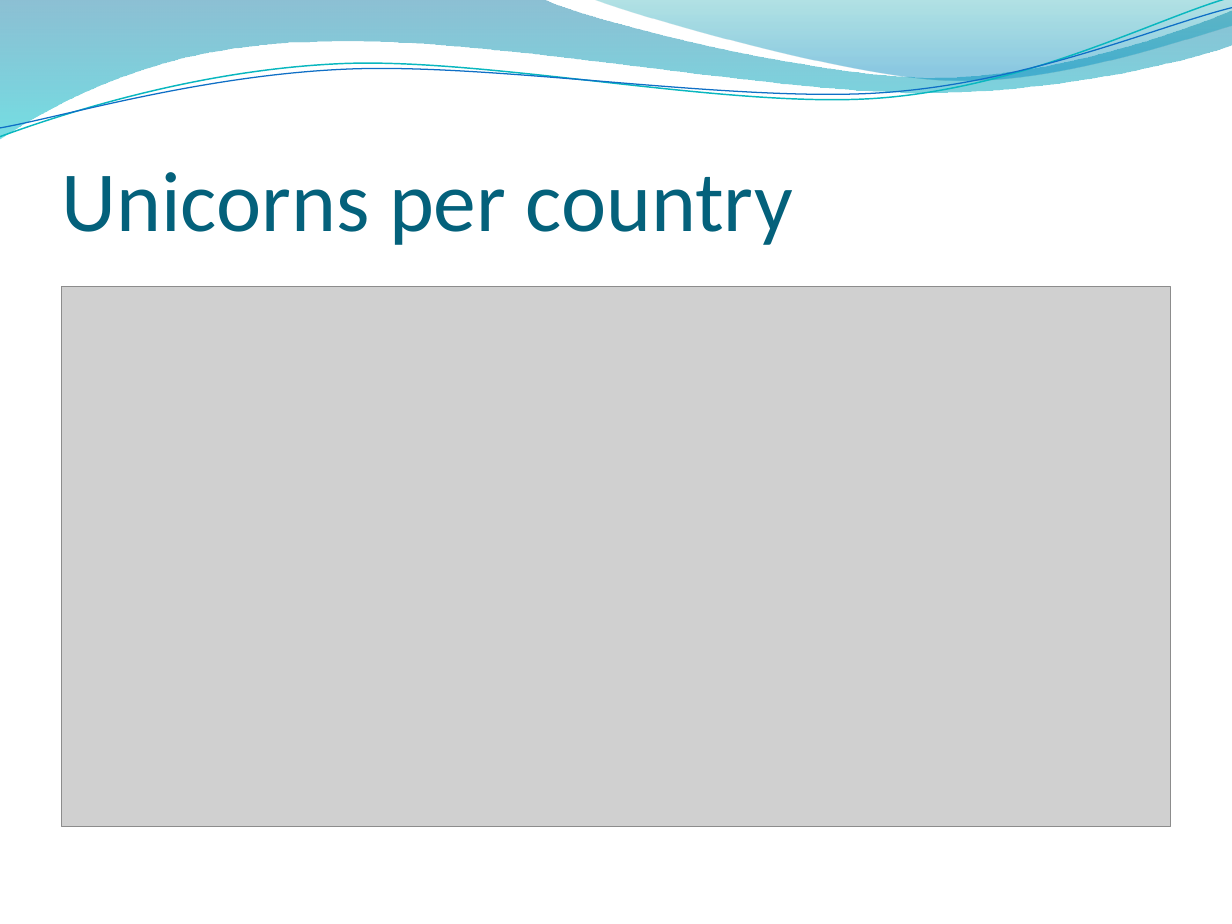
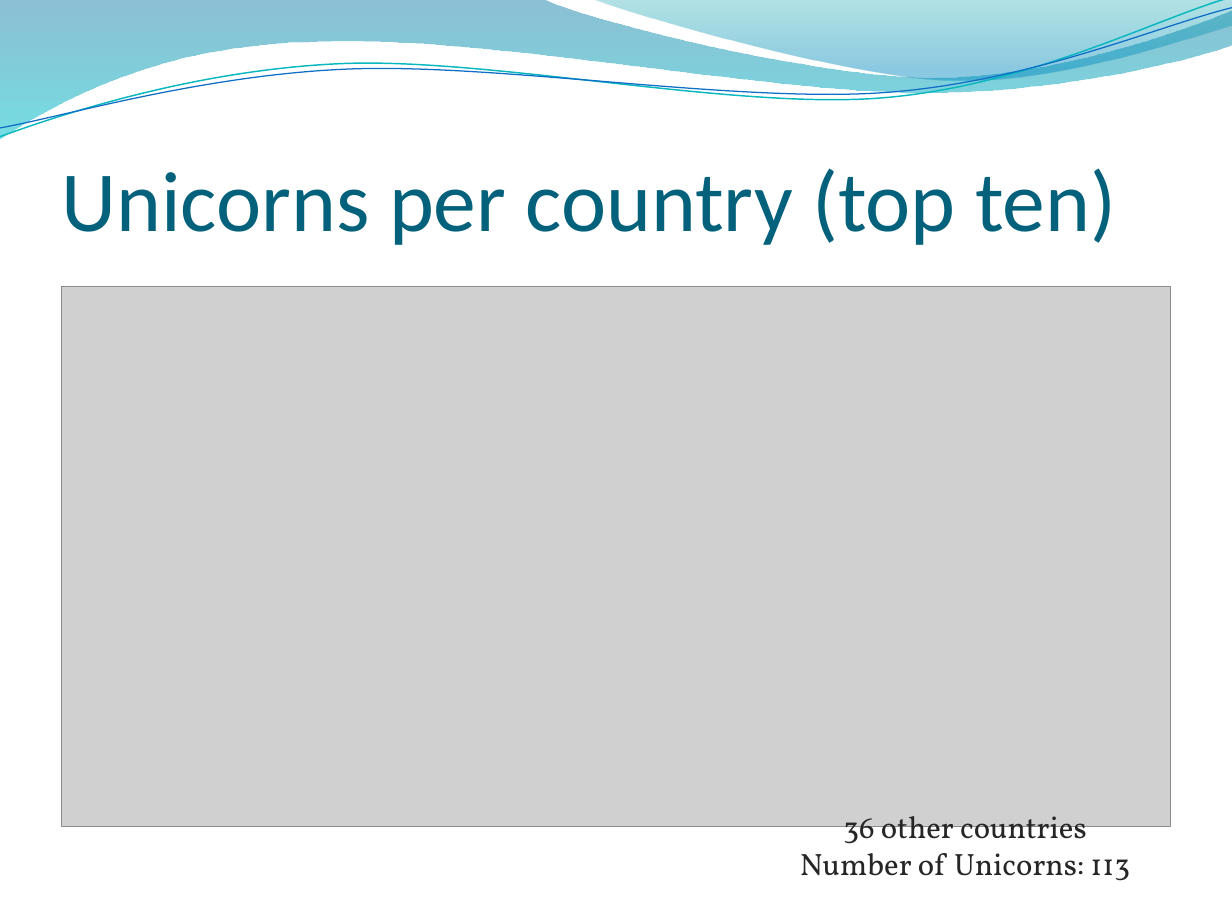
Before and after one commit to MonikaSinghGit/UnicornCompaniesFeatureAnalysis, a slide deck: slide 8 of Unicorn Companies Feature Analysis.pptx. Drawn at 1232x924 pixels with LibreOffice and Linux fonts; fonts in the diff are those of the drawing; grey boxes stand for pictures; background and template pictures are left out. Boxes give left, top, right and bottom in pixels: in the first picture for what was removed or moved away, otherwise in the second. Text is boxed around its words. In the diff, an @@ line names an element or a change of style, - is before the commit and + after.

```diff
--- a/Unicorn Companies Feature Analysis.pptx
+++ b/Unicorn Companies Feature Analysis.pptx
@@ title at box(62, 168, 1116, 245): text changed @@
-Unicorns per country
+Unicorns per country (top ten)
@@ text added at box(800, 816, 1130, 881), 18 pt, text #262626 @@
+36 other countries
+Number of Unicorns: 113
```
Also in this commit, not shown: 10 other slides changed, 10 slides added, 1 slide removed, 2 other files.
